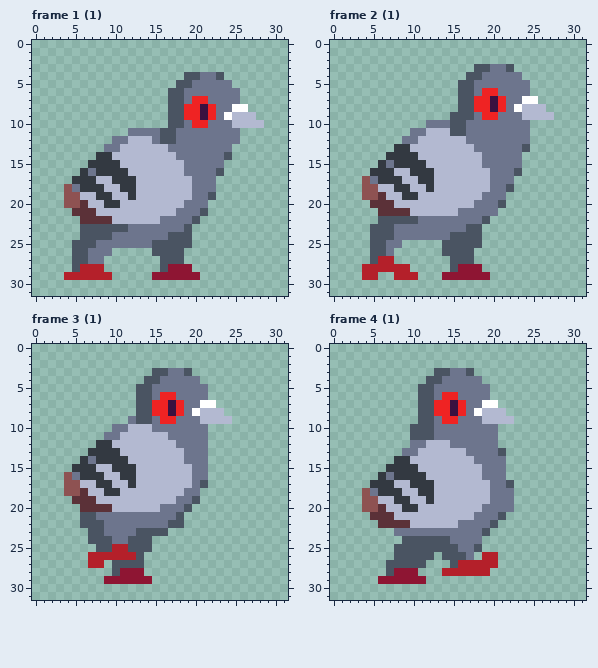
Pixel-art file: assets/textures/pigeon/sketch/pigeon_walk_skin.aseprite. The picture above was drawn from the file before the commit.
32x32 pixels, 10 frames. Shown: frame 1 (1), frame 2 (1), frame 3 (1), frame 4 (1). The commit also changed other frames, which this record leaves out.
The result:
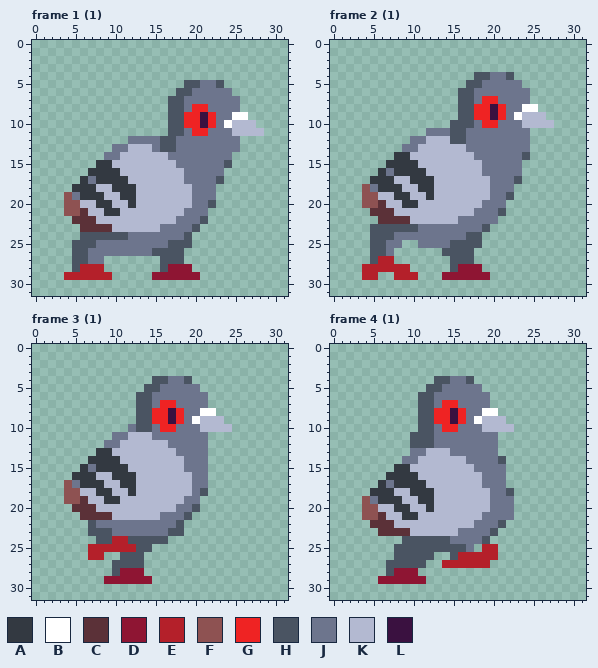
Palette (. is transparent): A #333941  B #ffffff  C #5b3138  D #8e1533  E #b4202a  F #8e5252  G #ef2323  H #4a5462  J #6d758d  K #b3b9d1  L #3a1140
The exact change:
Changed rows in their new state; - is an unchanged pixel.
Frame 1 (1), layers "body", "head":
first column x 4:
 4 ---------------.....-----
 5 --------------.-H--H.----
 6 -------------.-H-----.---
 7 ----------------JJ-------
 8 ---------------J-GJ--J.--
 9 --------------------JBB.-
10 ---------------G-LG-B---.
11 --------.....-H-GG---KKKK
12 ------..JJJ--------------
13 -----.-J---JHH-------J---
14 ----.JJ------J------J----
15 ---.--K-------J-----H----
16 --.A---K-----------J-----
17 -.-JAA--K------J---H-----
18 .A--K-A------------------
19 -JAA-K-A----------J------
20 --K-A-K-A------K--H------
21 FF-K-AA-------K--J-------
22 -C--KK------KK--JH-------
23 --CCCCKKKKKK---JH--------
24 ------HH-----JJ----------
25 -----------JJ------------
26 ------JJJJJ--------------
Frame 2 (1), layers "body", "head":
first column x 4:
 3 --------------.....-----
 4 -------------.-H--H.----
 5 ------------.-H-----.---
 6 ---------------JJ-------
 7 --------------J-GJ--J.--
 8 -------------------JBB.-
 9 -----------.--G-LG-B---.
10 --------...--H-GG---KKKK
11 ------..JJJ-------------
12 -----.-J---HH-----------
13 ----.JJ------J------J---
14 ---.--K-------J-----H---
15 --.A---K----------------
16 -.-JAA--K------J---J----
17 .A--K-A------------H----
18 -JAA-K-A----------J-----
19 --K-A-K-A------K--H-----
20 FF-K-AA-------K--J------
21 -C--KK------KK---H------
22 --CCCCKKKKKK---JJ-------
23 ----HHH------JJH--------
24 -----------JJ-----------
25 -------JJJJ-------------
Frame 3 (1), layers "body", "head", "fr_feet":
first column x 4:
 3 -----------.....-----
 4 ----------.-H--H.----
 5 ---------.-H-----.---
 6 ------------JJ-------
 7 -----------J-GJ--J.--
 8 ----------------JBB.-
 9 --------.--G-LG-B---.
10 ------..JHH-GG---KKKK
11 -----.-J---JJ--------
12 ----.JJ------J-------
13 ---.--K-------J------
14 --.A---K-------------
15 -.-JAA--K------J-----
16 .A--K-A--------------
17 -JAA-K-A---------J---
18 --K-A-K-A------K-H---
19 FF-K-AA-------K-J----
20 -C--KK------KK-JH----
21 --CCCCKKKKKK--JH-----
22 --.-J--------J-------
23 -----H---JJJJHH------
24 ---.--EE---HH--------
25 ---EEE--E------------
26 -----..HH------------
27 ---..----------------
Frame 4 (1), layers "body", "head", "fr_feet":
first column x 4:
 3 ---------.....-----
 4 --------.-H--H.----
 5 -------.-H-----.---
 6 ----------JJ-------
 7 ---------J-GJ--J.--
 8 --------------JBB.-
 9 ---------G-LG-B---.
10 ------.---GG---KKKK
12 ------HHHJJ--------
13 -----.-J---JJ----.-
14 ----.JJ------J---H-
15 ---.--K-------J----
16 --.A---K-----------
17 -.-JAA--K------J--.
18 .A--K-A-----------H
19 -JAA-K-A-----------
20 --K-A-K-A------K---
21 FF-K-AA-------K--JJ
22 -C--KK------KK--JH-
23 --CCCCKKKKKK---JH--
24 ---------------H---
25 ------------H-.EE--
26 ----------.-EEE----
27 ----------EE----.--
28 ----------......---
Pixel boxes of the changes (left, top, right, bottom) in both pictures:
changed: (64, 72, 264, 256)
changed: (362, 64, 554, 248)
changed: (64, 368, 232, 568)
changed: (362, 368, 514, 576)
